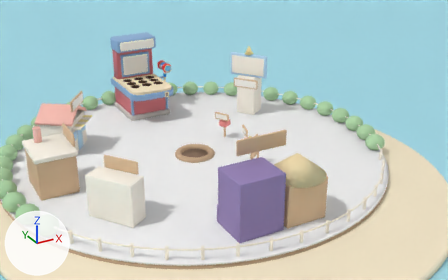
What one commit did to the Blender file mole/assets/home3d/plaza.blend.
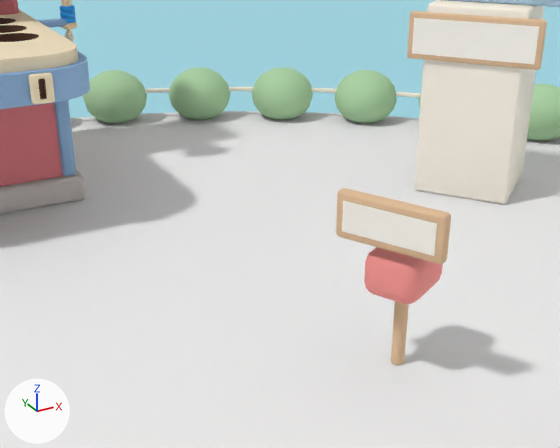
Each version appears first from a 50 mm camera at (-15.71, -32.41, 16.74) aimed at (2.68, 1.04, 0.02), and next in a close-up from a 50 mm camera at (-1.14, -3.62, 4.33) aimed at (2.02, 2.12, 1.46). Every picture has the same lights, and +X, +Y and +Z are marked at lower left. The last two pictures show the newer version.

The scene before the commit, as lines of its bpy script (objects in view):
```python
ob_hedge_006 = bpy.data.objects.new('Hedge.006', me_sphere_006)
ob_hedge_006.location = (7.629, 8.804, 0.45)
ob_mail_box = bpy.data.objects.new('Mail box', me_cube_139)
ob_mail_box.parent = ob_site_mail
ob_mail_box.location = (0.0, 0.0, 1.05)
ob_mail_post = bpy.data.objects.new('Mail post', me_cylinder_047)
ob_mail_post.parent = ob_site_mail
ob_mail_post.location = (0.0, 0.0, 0.45)
ob_sign_board_mail = bpy.data.objects.new('Sign board mail', me_cube_140)
ob_sign_board_mail.parent = ob_site_mail
ob_sign_board_mail.location = (0.0, -0.34, 1.6)
ob_sign_mail = bpy.data.objects.new('Sign_mail', me_plane_008)
ob_sign_mail.parent = ob_site_mail
ob_sign_mail.location = (0.0, -0.405, 1.6)
ob_sign_mail.rotation_euler = (1.571, 0.0, 0.0)  # degrees (90, 0, 0)
# also in view: 'Hedge.009' at (3.28, 11.18, 0.45); 'Hedge.008' at (4.84, 10.6, 0.45); 'Hedge.007' at (6.3, 9.8, 0.45); 'Tower base' at (7.0, 5.0, 1.4); 'Hedge.004' at (9.8, 6.3, 0.45)
```
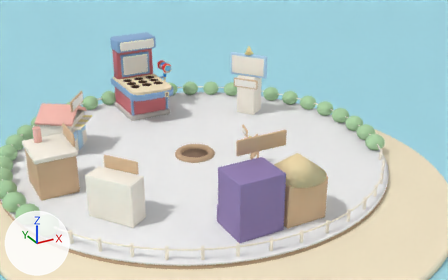
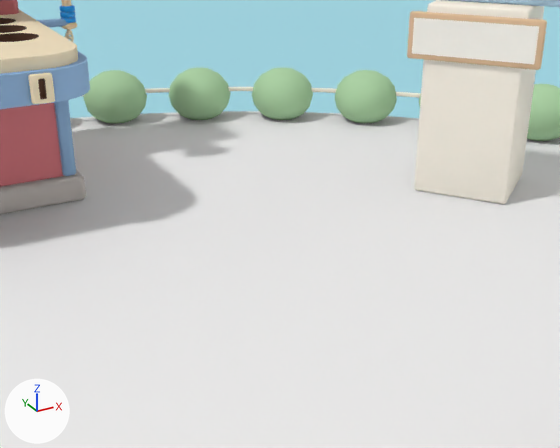
The change in detail:
Object 'Mail post' (ob_mail_post) is deleted.
Object 'Mail box' (ob_mail_box) is deleted.
Object 'Sign board mail' (ob_sign_board_mail) is deleted.
Object 'Sign_mail' (ob_sign_mail) is deleted.

Changed parts and their boxes (x1, y1, x2, y2) in the close-ups (560 x 448 px):
'Mail box', deleted (pink): before (364, 247, 443, 304)
'Sign_mail', deleted: before (342, 201, 437, 256)
'Sign board mail', deleted (beige): before (336, 188, 451, 264)
'Mail post', deleted (beige): before (391, 301, 409, 365)
